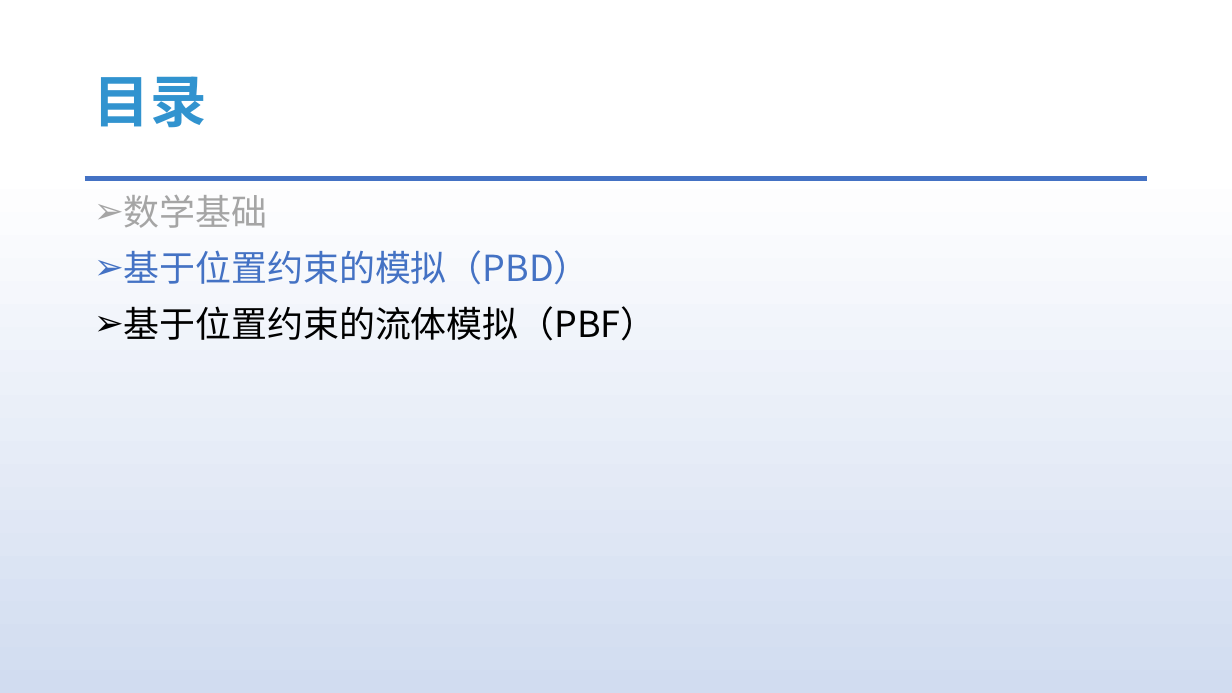
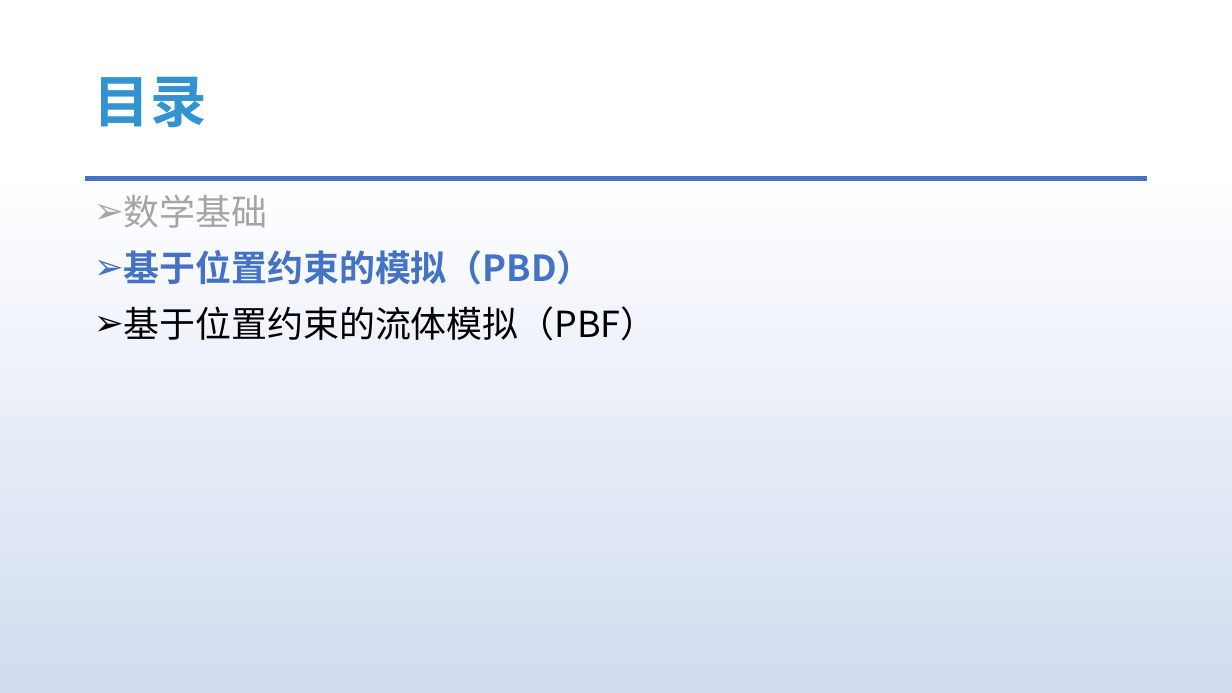
Before and after one commit to answerear/UnityFluid, a slide deck: slide 6 of doc/正式版/基于物理的交互式流体模拟介绍.pptx. Drawn at 1232x693 pixels with LibreOffice and Linux fonts; fonts in the diff are those of the drawing. Boxes give left, top, right and bottom in pixels: in the first picture for what was removed or moved away, otherwise in the second. Text is boxed around its words. In the diff, an @@ line names an element or a change of style, - is before the commit and + after.

Commit message:
修改目录格式

```diff
--- a/doc/正式版/基于物理的交互式流体模拟介绍.pptx
+++ b/doc/正式版/基于物理的交互式流体模拟介绍.pptx
@@ text at box(124, 250, 593, 285): bold on in "基于位置约束的模拟（PBD）" @@
```
Also in this commit, not shown: 1 other slide changed.
